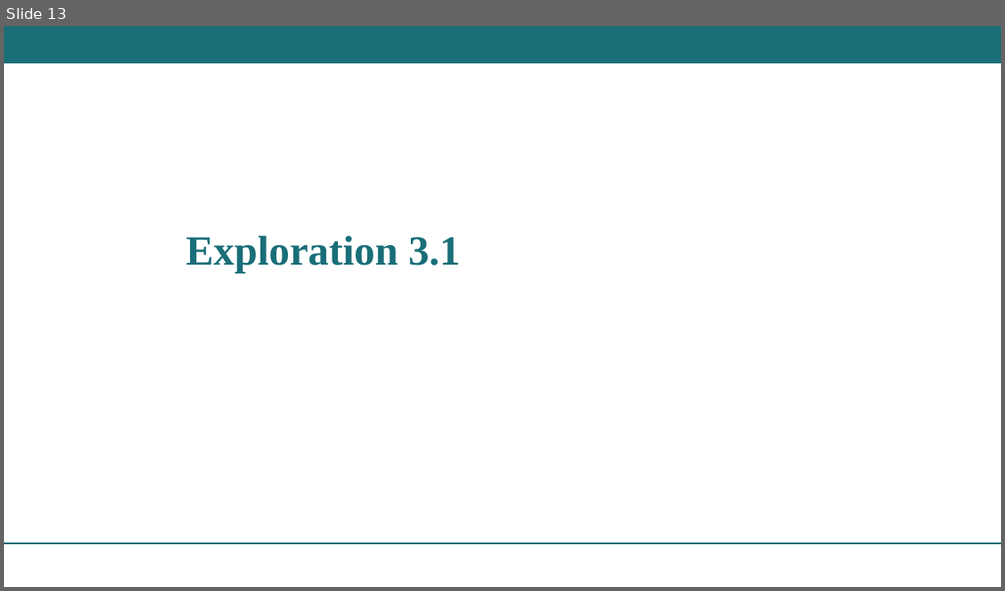
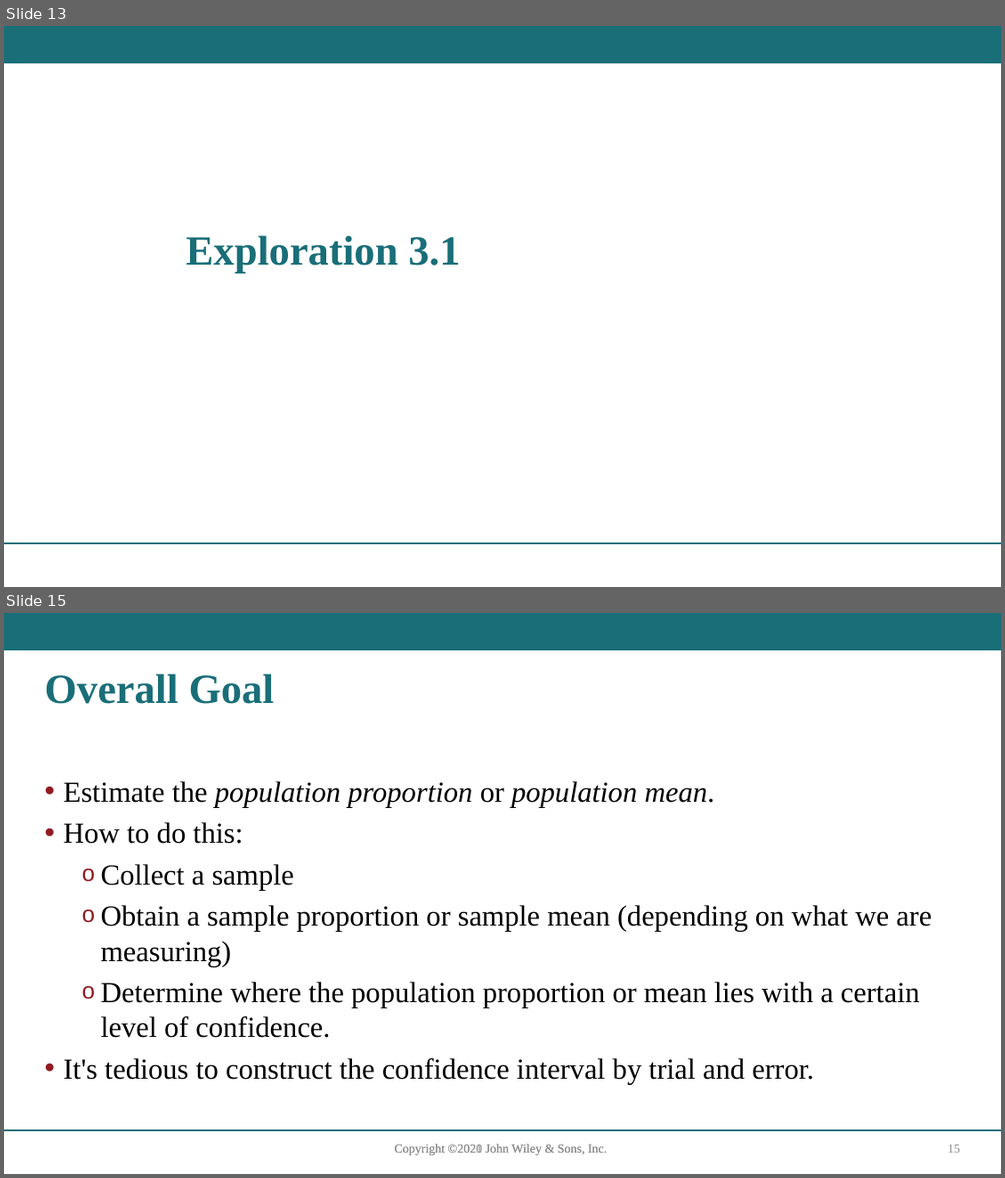
Before and after one commit to sroscoe2/MATH-104, a slide deck: Slides/Ch3.1-Roscoe26.pptx. Shown one above the other, each under a label of ours: slide 13 before the commit, slides 13 and 15 after it; the slides between them are not shown. The pictures are 1005x591 and 1005x1178 pixels, drawn with LibreOffice and Linux fonts; fonts in the diff are those of the drawing. Boxes give left, top, right and bottom in pixels: in the first picture for what was removed or moved away, otherwise in the second. Text is boxed around its words. In the diff, an @@ line names an element or a change of style, - is before the commit and + after.

```diff
--- a/Slides/Ch3.1-Roscoe26.pptx
+++ b/Slides/Ch3.1-Roscoe26.pptx
@@ slide 15 added at <box>4,613,1001,1174</box>, background #FFFFFF; not listed: 2 template elements that a slide beside it also shows @@
@@ title added at <box>45,674,275,704</box>, 40 pt, text #196E78, bold @@
+Overall Goal
@@ text added at <box>64,781,931,1084</box>, 28 pt, text #000000 @@
+• Estimate the population proportion or population mean.
+• How to do this:
+  o Collect a sample
+  o Obtain a sample proportion or sample mean (depending on what we are measuring)
+  o Determine where the population proportion or mean lies with a certain level of confidence.
+• It's tedious to construct the confidence interval by trial and error.
@@ text added at <box>395,1143,607,1155</box>, 12 pt, text #8C8C8C @@
+Copyright ©2021 John Wiley & Sons, Inc.
@@ text added at <box>448,1143,483,1152</box>, 12 pt, text #8C8C8C @@
+Copyright ©2020 John Wiley & Sons, Inc.
@@ page number added at <box>947,1144,960,1152</box>, 12 pt, text #8C8C8C @@
+15
```
Also in this commit, not shown: 14 other slides added, 1 other file.
